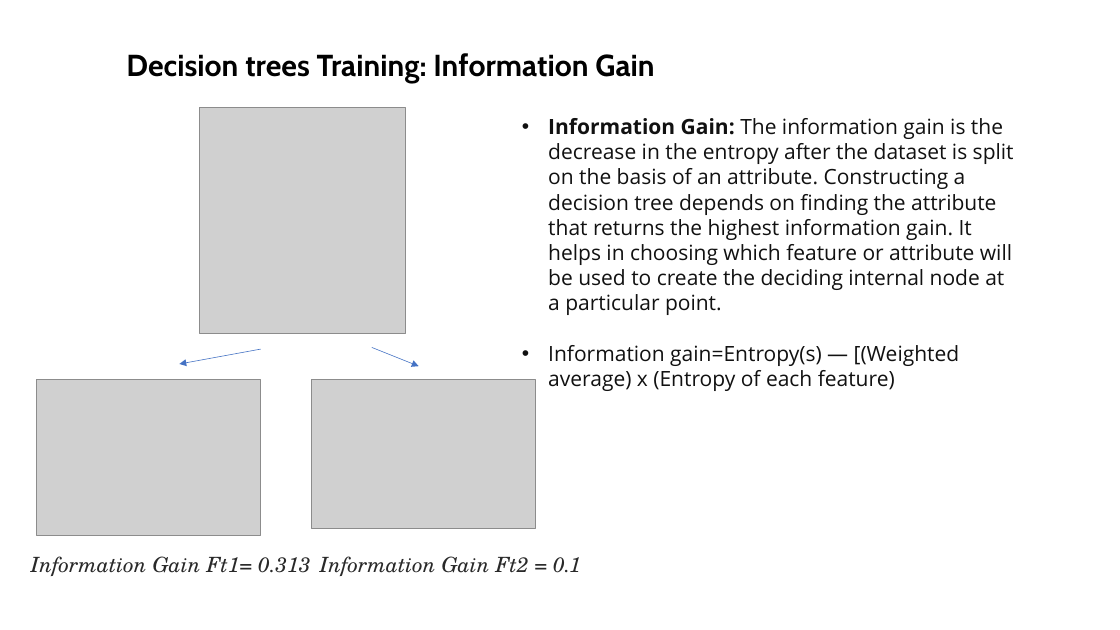
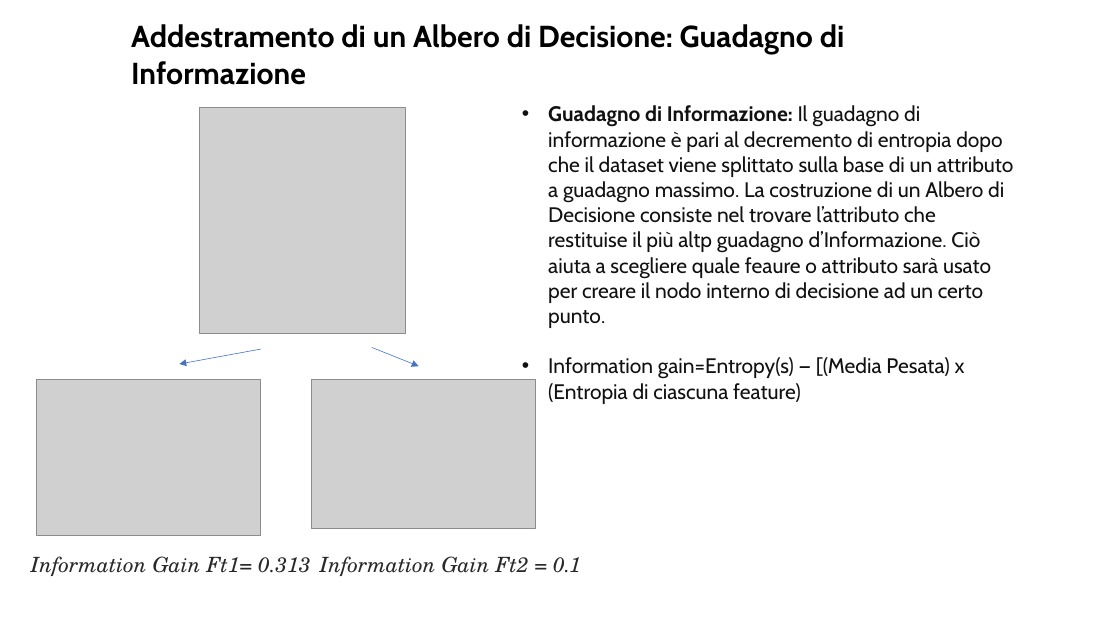
Before and after one commit to neural1977/data_science_interview_material, a slide deck: slide 16 of Machine_Learning/Machine Learning Alberi di Decisione e Random Forest_ita.pptx. Drawn at 1120x630 pixels with LibreOffice and Linux fonts; fonts in the diff are those of the drawing; grey boxes stand for pictures. Boxes give left, top, right and bottom in pixels: in the first picture for what was removed or moved away, otherwise in the second. Text is boxed around its words. In the diff, an @@ line names an element or a change of style, - is before the commit and + after.

```diff
--- a/Machine_Learning/Machine Learning Alberi di Decisione e Random Forest_ita.pptx
+++ b/Machine_Learning/Machine Learning Alberi di Decisione e Random Forest_ita.pptx
@@ text at [131,24,845,85]: text changed @@
-Decision trees Training: Information Gain
+Addestramento di un Albero di Decisione: Guadagno di Informazione
@@ text at [548,105,1013,404]: text changed; font Open Sans to Cabin @@
-• Information Gain: The information gain is the decrease in the entropy after the dataset is split on the basis of an attribute. Constructing a decision tree depends on finding the attribute that returns the highest information gain. It helps in choosing which feature or attribute will be used to create the deciding internal node at a particular point.
-• Information gain=Entropy(s) — [(Weighted average) x (Entropy of each feature)
+• Guadagno di Informazione: Il guadagno di informazione è pari al decremento di entropia dopo che il dataset viene splittato sulla base di un attributo a guadagno massimo. La costruzione di un Albero di Decisione consiste nel trovare l’attributo che restituise il più altp guadagno d’Informazione. Ciò aiuta a scegliere quale feaure o attributo sarà usato per creare il nodo interno di decisione ad un certo punto.
+• Information gain=Entropy(s) — [(Media Pesata) x (Entropia di ciascuna feature)
```
Also in this commit, not shown: 3 other slides changed, 7 slides added, 7 slides removed.
